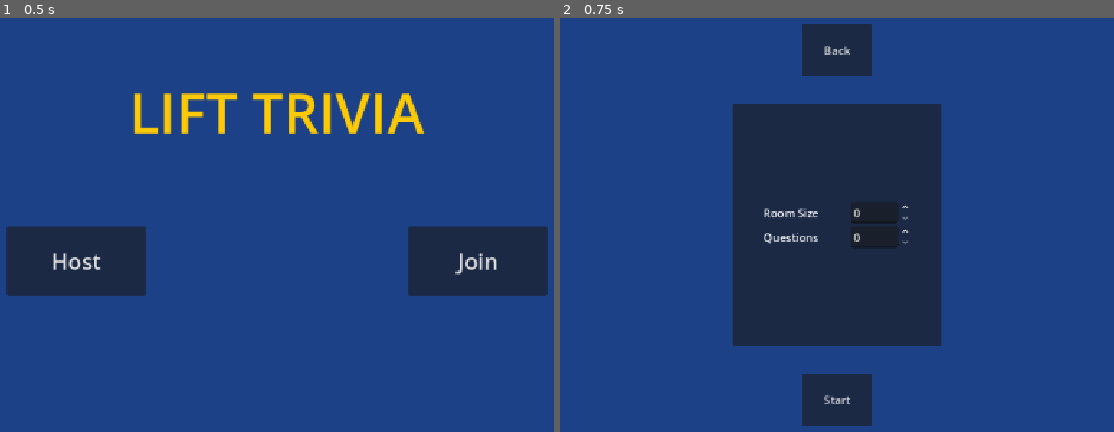
Above: before the commit, frames 1-2 (left to right).
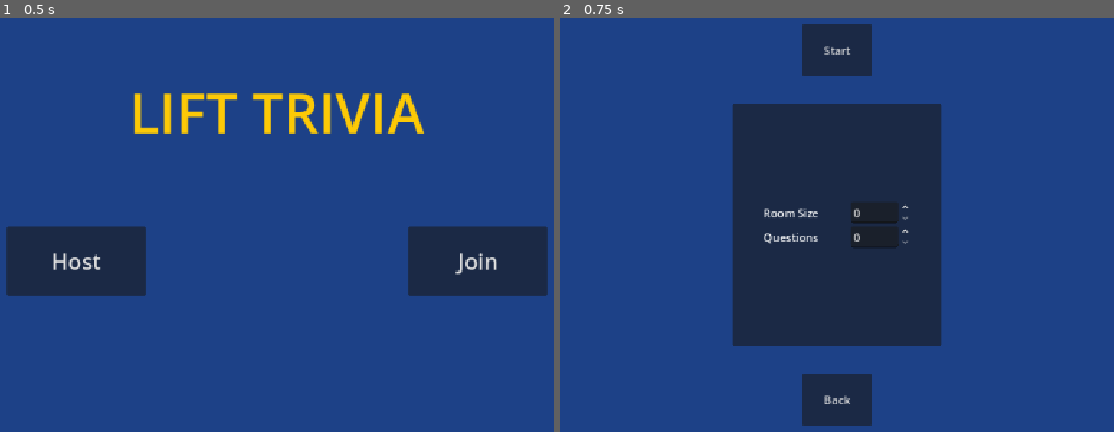
Above: after the commit, the same moments.

Repository: ttxit/lift-trivia
Game: Godot game, scene res://scenes/main.tscn
Two runs of this game, one before a commit and one after it. Both use one fixed random seed, a clock stepped at 60 frames per second and the inputs below.
Inputs:
- Up to frame 1 (0.5 s): no input
- Up to frame 2 (0.75 s): click "Host" at 0.5 s

Frame 1 is identical in both runs. In frame 2, 0.1% of the frame differs, in the area x 47-53%, y 6-94%.

Commit message:
Swap Start and Back Buttons
The final positions are not settled yet, but this change makes sense to me for now.

Diff:
--- a/scenes/room_creation.tscn
+++ b/scenes/room_creation.tscn
@@ -25,13 +25,13 @@
 grow_horizontal = 2
 grow_vertical = 2
 
-[node name="Back" type="Button" parent="VBoxContainer" unique_id=528350939]
+[node name="Start" type="Button" parent="VBoxContainer" unique_id=283828285]
 custom_minimum_size = Vector2(100, 75)
 layout_mode = 2
 size_flags_horizontal = 4
 size_flags_vertical = 6
 tooltip_text = "Go back to Main Menu"
-text = "Back"
+text = "Start"
 
 [node name="Options" type="Panel" parent="VBoxContainer" unique_id=1351887287]
 custom_minimum_size = Vector2(300, 350)
@@ -77,10 +77,10 @@
 layout_mode = 2
 size_flags_horizontal = 10
 
-[node name="Start" type="Button" parent="VBoxContainer" unique_id=283828285]
+[node name="Back" type="Button" parent="VBoxContainer" unique_id=528350939]
 custom_minimum_size = Vector2(100, 75)
 layout_mode = 2
 size_flags_horizontal = 4
 size_flags_vertical = 6
 tooltip_text = "Go back to Main Menu"
-text = "Start"
+text = "Back"
